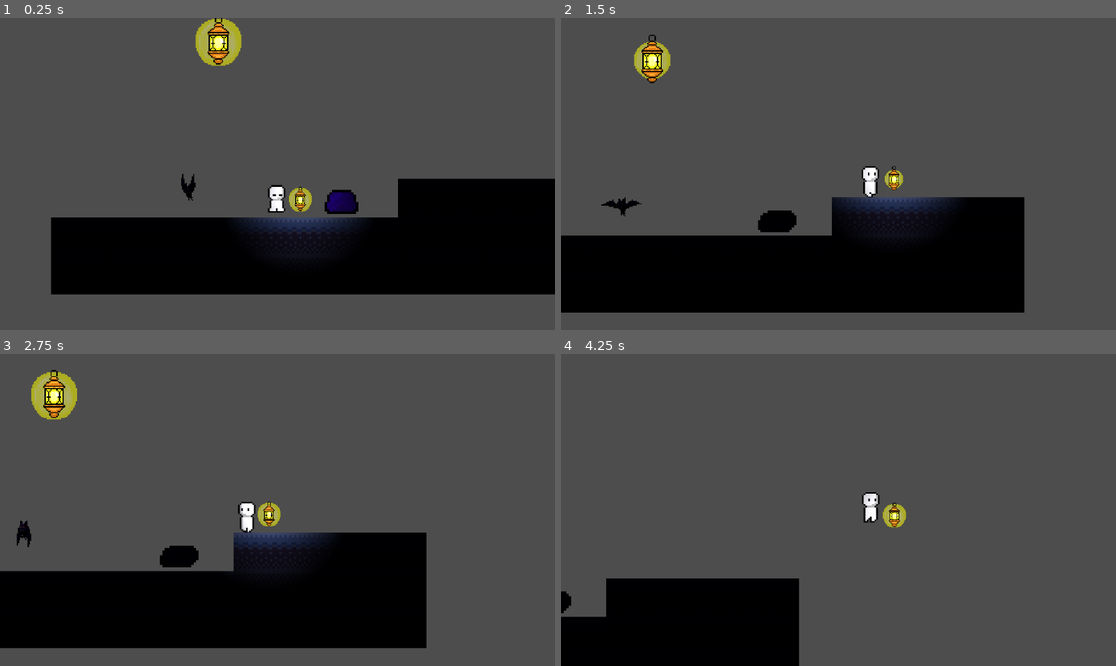
Above: before the commit, frames 1-4 (two rows, left to right).
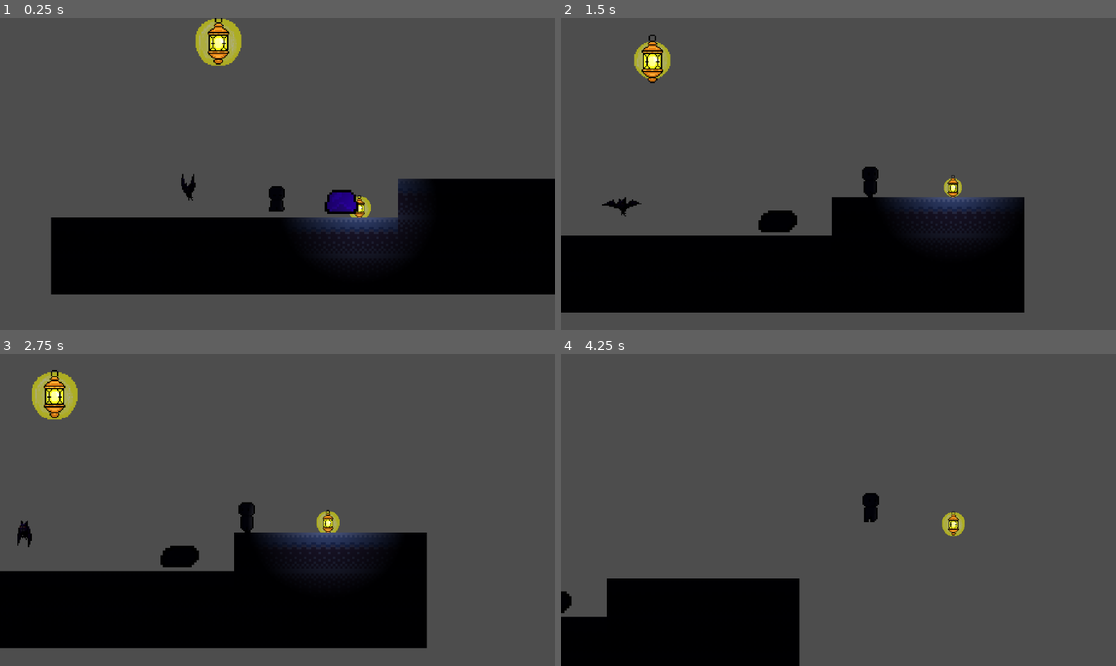
Above: after the commit, the same moments.

Repository: yaksies/campfireGame
Game: Godot game, scene res://scenes/game.tscn
Two runs of this game, one before a commit and one after it. Both use one fixed random seed, a clock stepped at 60 frames per second and the inputs below.
Inputs:
- Up to frame 1 (0.25 s): no input
- Up to frame 2 (1.5 s): hold D (move_right) from 0.53 s (still down); tap Space (jump) at 0.77 s
- Up to frame 3 (2.75 s): tap Space (jump) at 1.52 s; release D (move_right) at 2.03 s; hold A (move_left) from 2.03 s (still down)
- Up to frame 4 (4.25 s): release A (move_left) at 2.78 s; hold D (move_right) from 2.78 s (still down); tap Space (jump) at 3.02, 3.77 s

The runs differ from the first frame. In frame 1, 3.1% of the frame differs, in the area x 42-76%, y 51-79%; in frame 2, 2.7%; in frame 3, 2.9%; in frame 4, 0.8%.

Commit message:
Hitbox change

Diff:
--- a/campfire-game/scenes/player.tscn
+++ b/campfire-game/scenes/player.tscn
@@ -227,18 +227,18 @@
 script = ExtResource("1_g2els")
 
 [node name="AnimatedSprite2D" type="AnimatedSprite2D" parent="." unique_id=1737869429]
-scale = Vector2(0.87, 0.843)
+scale = Vector2(0.82, 0.794)
 sprite_frames = SubResource("SpriteFrames_dqkch")
 animation = &"land"
 offset = Vector2(0, 14)
 
 [node name="CollisionShape2D" type="CollisionShape2D" parent="." unique_id=1240926811]
-position = Vector2(-2, 10)
+position = Vector2(-1.4, 10)
 shape = SubResource("RectangleShape2D_qlg0r")
 one_way_collision = true
 
 [node name="Lantern" parent="." unique_id=733144119 instance=ExtResource("3_qhqgy")]
-position = Vector2(38, 4)
+position = Vector2(136, 18)
 
 [node name="AnimationPlayer" type="AnimationPlayer" parent="." unique_id=1804253188]
 libraries/ = SubResource("AnimationLibrary_wqfne")
